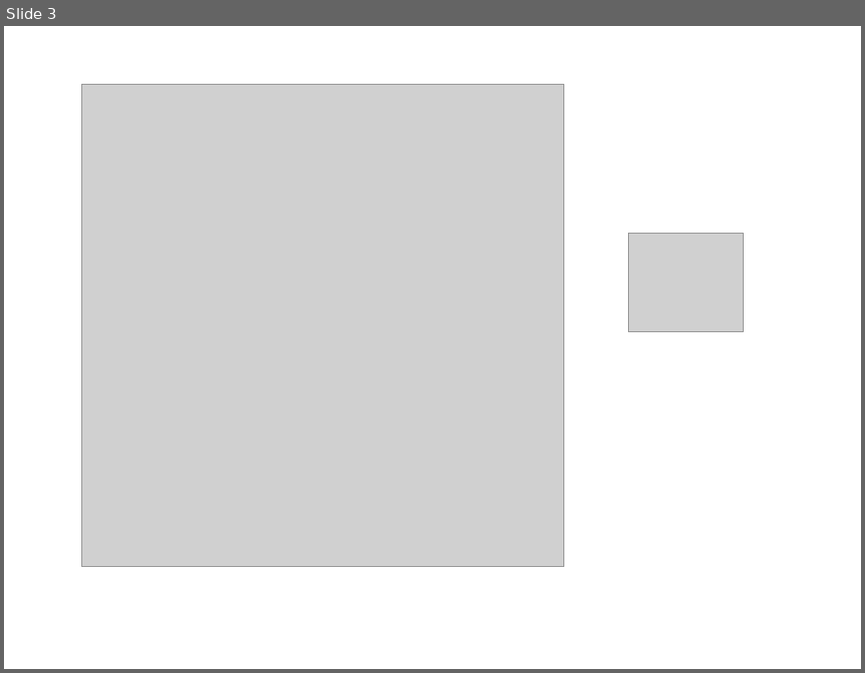
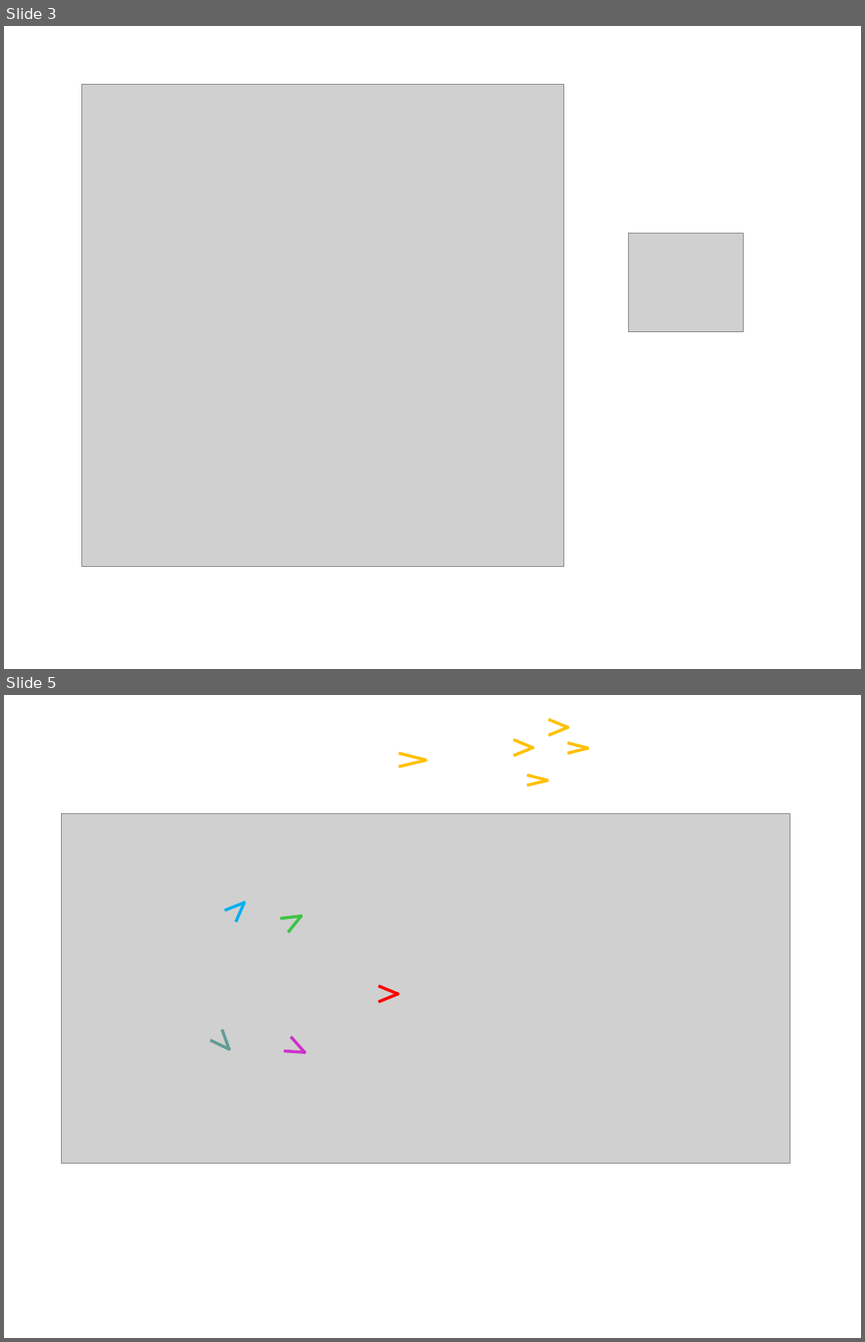
Before and after one commit to Youn8ch/Paper, a slide deck: 图/新建 PPT 演示文稿.ppt. Shown one above the other, each under a label of ours: slide 3 before the commit, slides 3 and 5 after it; the slides between them are not shown. The pictures are 865x673 and 865x1342 pixels, drawn with LibreOffice and Linux fonts; fonts in the diff are those of the drawing; grey boxes stand for pictures. Boxes give left, top, right and bottom in pixels: in the first picture for what was removed or moved away, otherwise in the second. Text is boxed around its words. In the diff, an @@ line names an element or a change of style, - is before the commit and + after.

```diff
--- a/图/新建 PPT 演示文稿.ppt
+++ b/图/新建 PPT 演示文稿.ppt
@@ slide 5 added at [4,695,861,1338], background #FFFFFF @@
@@ line added from (548, 719) to (568, 727), #FFC000 2.5 pt @@
@@ line added from (514, 739) to (534, 748), #FFC000 2.5 pt @@
@@ line added from (548, 735) to (568, 726), #FFC000 2.5 pt @@
@@ line added from (568, 743) to (587, 748), #FFC000 2.5 pt @@
@@ line added from (399, 754) to (426, 760), #FFC000 2.5 pt @@
@@ line added from (399, 767) to (427, 760), #FFC000 2.5 pt @@
@@ line added from (514, 756) to (534, 747), #FFC000 2.5 pt @@
@@ line added from (568, 754) to (589, 748), #FFC000 2.5 pt @@
@@ line added from (527, 775) to (547, 780), #FFC000 2.5 pt @@
@@ line added from (527, 785) to (548, 780), #FFC000 2.5 pt @@
@@ group added at [62,814,790,1163]: 10 lines, 1 picture @@
```
Also in this commit, not shown: 2 other slides added, 4 other files.
